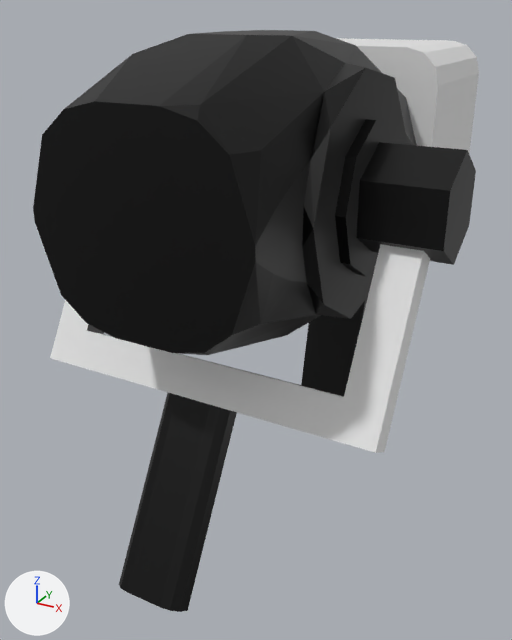
The FBX model Gymnasiearbete/Assets/Models/Weapon-Healing-Body.fbx: old version first, new version second.
Both versions are drawn from a camera (50 mm lens) standing at (1.75, -5.18, 0.82) and looking at (-0.19, -1.65, -0.94). The axes (+X, +Y, +Z) are drawn at lower left. The lights are the same throughout. Where no turn or scale is listed for an object, it has been applied to the vertices.

Names of what the first picture shows: 'Weapon-Healing-Body'.
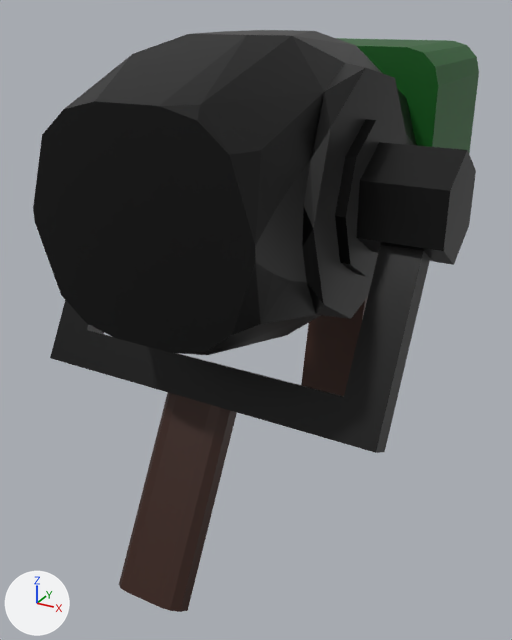
The change in detail:
Material 'Front part' (mat_front_part) is new.
Its base color is (0.00251, 0.102, 0.00815) (dark green #085a16).
Material 'Handels' (mat_handels) is new.
Its base color is (0.033, 0.00794, 0.00262) (brown #331609).
me_weapon_healing_body has 292 vertices, 584 faces and spans x -1.05..1.05, y -3.14..0.25, z -2.2..0.72.
me_weapon_healing_body is used by ob_weapon_healing_body; location (0.0, 0.0, 0.0).
me_weapon_healing_body part 1: all 66 faces centred in x -0.2..0.2, y -3.09..-0.3, z -2.15..-1.01 switch from mat_material (black #333333) to mat_handels (brown #331609).
me_weapon_healing_body part 2: 34 of the faces centred in x -0.95..0.95, y -2.63..-2.17, z -1.02..-0.37 switch from mat_material_001 (white #ebebeb) to mat_material (black #333333).
me_weapon_healing_body part 3: all 95 faces centred in x -0.63..0.62, y -1.0..0.0, z -0.63..0.62 switch from mat_material_001 (white #ebebeb) to mat_front_part (dark green #085a16).

Location of each change, (x1, y1, x2, y2) in pixels of the pictures (512 x 640 px):
part 1 of me_weapon_healing_body, recoloured (black to brown)
    both: (119, 297, 368, 612)
part 2 of me_weapon_healing_body, recoloured (white to black)
    both: (50, 244, 430, 453)
part 3 of me_weapon_healing_body, recoloured (white to green)
    both: (336, 38, 479, 153)
